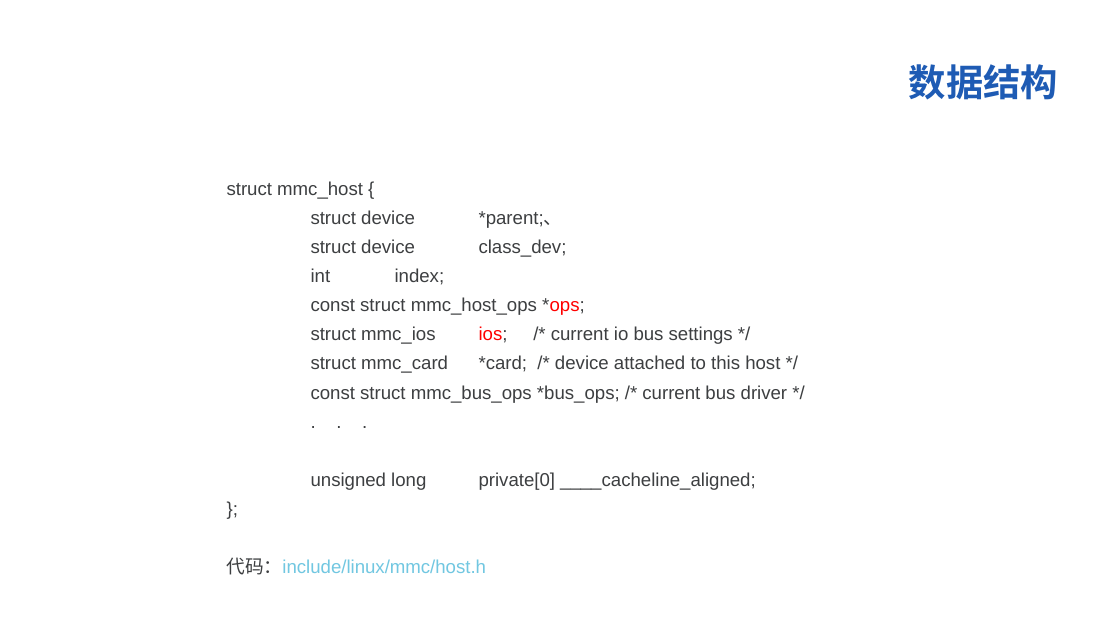
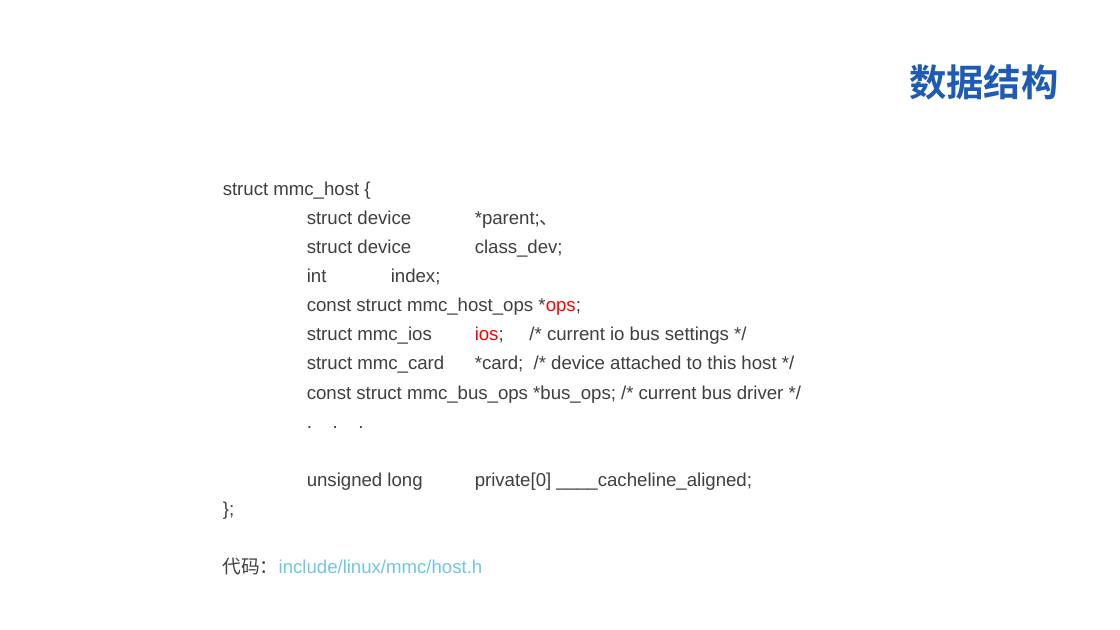
Before and after one commit to Winddoing/embedded_linux_notes, a slide deck: slide 27 of device_driver/mmc/doc/mmc.ppt (slide 25 before the commit). Drawn at 1120x630 pixels with LibreOffice and Linux fonts; fonts in the diff are those of the drawing; background and template pictures are left out. Boxes give left, top, right and bottom in pixels: in the first picture for what was removed or moved away, otherwise in the second. Text is boxed around its words. In the diff, an @@ line names an element or a change of style, - is before the commit and + after.

```diff
--- a/device_driver/mmc/doc/mmc.ppt
+++ b/device_driver/mmc/doc/mmc.ppt
@@ text "struct mmc_host {": place and size @@
-text "struct mmc_host {" at [227, 181, 788, 575]
+text "struct mmc_host {" at [223, 181, 784, 575]
```
Also in this commit, not shown: 7 other slides changed, 3 slides added, 1 slide removed, 5 other files.
